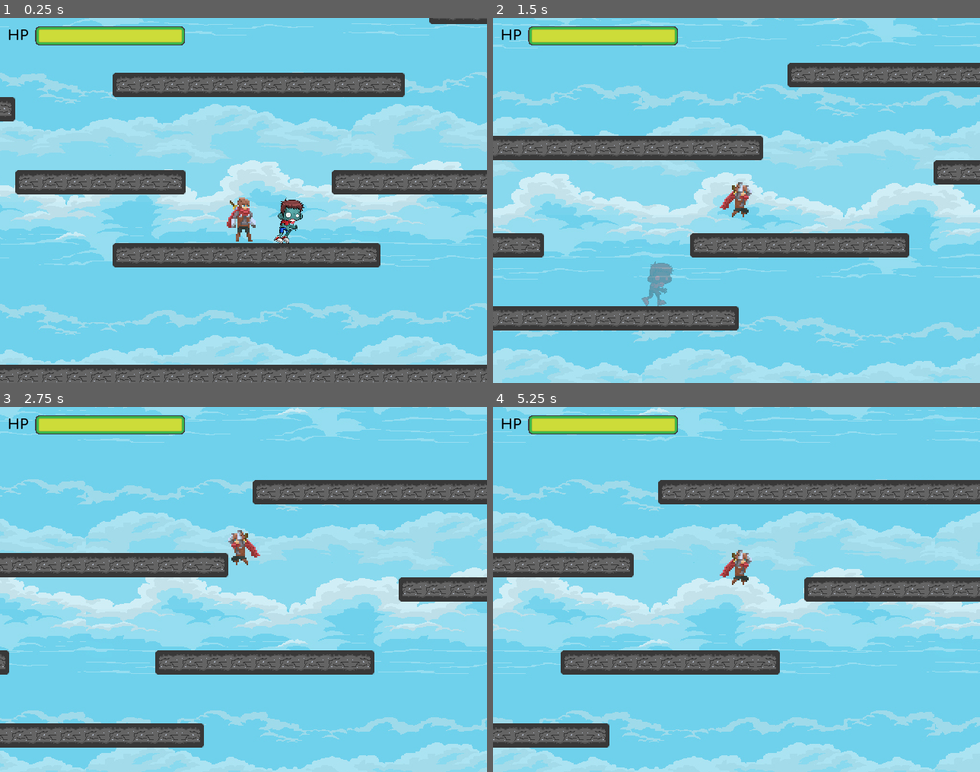
Above: before the commit, frames 1-4 (two rows, left to right).
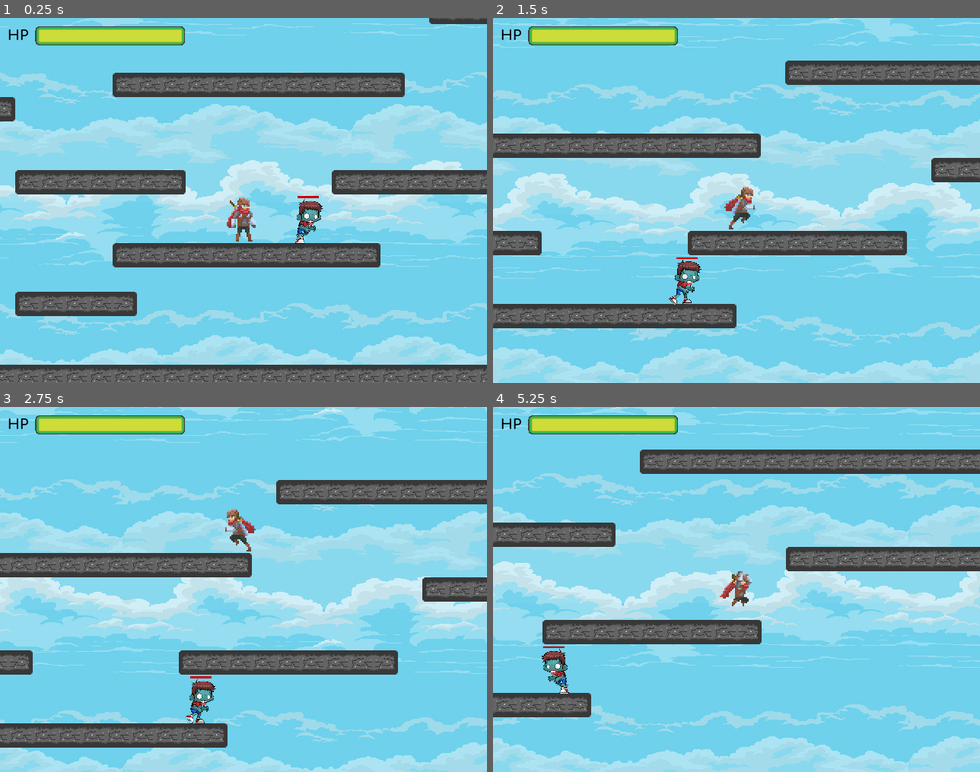
Above: after the commit, the same moments.

Repository: gustavofl/unkillable-godot
Game: Godot game, scene res://cenas/cena_principal.tscn
Two runs of this game, one before a commit and one after it. Both use one fixed random seed, a clock stepped at 60 frames per second and the inputs below.
Inputs:
- Up to frame 1 (0.25 s): no input
- Up to frame 2 (1.5 s): hold Up (ui_up) 0.53-1.28 s; hold Right (ui_right) from 0.53 s (still down); tap K (ui_atack) at 0.6 s; tap Up (ui_up) at 1.35 s
- Up to frame 3 (2.75 s): tap Up (ui_up) at 1.52, 1.82 s; tap K (ui_atack) at 1.55, 2.1 s; release Right (ui_right) at 2.03 s; hold Left (ui_left) from 2.03 s (still down); hold Up (ui_up) from 2.03 s (still down)
- Up to frame 4 (5.25 s): release Left (ui_left) at 2.78 s; release Up (ui_up) at 2.78 s; hold Right (ui_right) 2.78-4.28 s; tap K (ui_atack) at 2.85, 4.35, 5.1 s; tap Up (ui_up) at 3.02, 3.32, 4.52, 4.82 s; hold Up (ui_up) 3.53-4.28 s; hold Left (ui_left) 4.28-5.03 s; hold Right (ui_right) from 5.03 s (still down); hold Up (ui_up) from 5.03 s (still down)

The runs differ from the first frame. In frame 1, 2.4% of the frame differs, in the area x 3-67%, y 48-82%; in frame 2, 13%; in frame 3, 28%; in frame 4, 47%, in the area x 0-100%, y 0-100%.

Commit message:
Barra de vida inimiga e animação de dano

Diff:
--- a/cenas/cena_principal.tscn
+++ b/cenas/cena_principal.tscn
@@ -35,11 +35,13 @@
 position = Vector2( 320, 288 )
 tile_set = ExtResource( 4 )
 cell_size = Vector2( 32, 32 )
+collision_layer = 5
 format = 1
-tile_data = PoolIntArray( -393208, 0, 0, -393207, 1, 0, -393 …(950 unchanged characters)… 2147, 1, 0, 262148, 1, 0, 262149, 2, 0, 655336, 1, 0, 655337, 1, 0, 655338, 1, 0 …(954 unchanged characters)…
+tile_data = PoolIntArray( -393208, 0, 0, -393207, 1, 0, -393 …(950 unchanged characters)… 2147, 1, 0, 262148, 1, 0, 262149, 2, 0, 458743, 0, 0, 458744, 1, 0, 458745, 1, 0, 458746, 1, 0, 458747, 2, 0, 655336, 1, 0, 655337, 1, 0, 655338, 1, 0 …(954 unchanged characters)…
 
 [node name="player" parent="." instance=ExtResource( 5 )]
 
 [node name="zumbi" parent="." instance=ExtResource( 6 )]
+position = Vector2( 406.248, 383.518 )
 collision_layer = 2
 collision_mask = 1
--- a/inimigos/zumbi-male.gd
+++ b/inimigos/zumbi-male.gd
@@ -1,11 +1,15 @@
 extends StaticBody2D
 
-const speed = 0.2
+const speed = 0.4
+const max_life = 10
+
 var dano = 5
 var flip = true
 var posicao_inicial
 var posicao_final
+var life = max_life
 
+var tomando_dano = false
 var morrendo = false
 
 func _ready():
@@ -13,22 +17,57 @@
 	posicao_inicial = $".".position.x
 	posicao_final = posicao_inicial + 100
 
+	$healthBar.max_value = max_life
+	$healthBar.value = life
+
 func _process(delta):
-	if($".".position.x <= posicao_final and flip):
-		$".".position.x += speed
+	if flip:
+		if tomando_dano:
+			$".".position.x -= speed
+		else:
+			$".".position.x += speed
+
 		$Sprite.flip_h = false
-		if($".".position.x >= posicao_final):
-			flip = false
+	else:
+		if tomando_dano:
+			$".".position.x += speed
+		else:
+			$".".position.x -= speed
 
-	if($".".position.x >= posicao_inicial and !flip):
-		$".".position.x -= speed
 		$Sprite.flip_h = true
-		if($".".position.x <= posicao_inicial):
-			flip = true
 
-func dano():
+func dano(body, amount):
+	tomando_dano = true
+
+	if body.get_position().x < get_position().x:
+		flip = false
+	else:
+		flip = true
+
+	life -= amount
+	$healthBar.value = life
+
+	if life <= 0:
+		die()
+	else:
+		$Sprite.play("hurt")
+		get_node("anim").play("hurt")
+
+func die():
 	morrendo = true
 	get_node("anim").play("die")
 
-func die():
+func destroy():
 	$".".queue_free()
+
+func _on_chao_direita_body_exited(body):
+	flip = true
+
+func _on_chao_esquerda_body_exited(body):
+	flip = false
+
+
+func _on_anim_animation_finished(anim_name):
+	if(anim_name == "hurt"):
+		tomando_dano = false
+		$Sprite.play("walk")
--- a/inimigos/zumbi-male.tscn
+++ b/inimigos/zumbi-male.tscn
@@ -11,6 +11,8 @@
 [ext_resource path="res://inimigos/zombie-male/Walk (8).png" type="Texture" id=9]
 [ext_resource path="res://inimigos/zombie-male/Walk (9).png" type="Texture" id=10]
 [ext_resource path="res://inimigos/zombie-male/Walk (10).png" type="Texture" id=11]
+[ext_resource path="res://inimigos/zombie-male/Idle (1).png" type="Texture" id=12]
+[ext_resource path="res://texturas/healthbar_fill.png" type="Texture" id=13]
 
 [sub_resource type="SpriteFrames" id=1]
 animations = [ {
@@ -18,6 +20,11 @@
 "loop": true,
 "name": "walk",
 "speed": 10.0
+}, {
+"frames": [ ExtResource( 12 ) ],
+"loop": true,
+"name": "hurt",
+"speed": 5.0
 } ]
 
 [sub_resource type="CapsuleShape2D" id=2]
@@ -49,25 +56,40 @@
 "transitions": PoolRealArray( 1 ),
 "values": [ {
 "args": [  ],
-"method": "die"
+"method": "destroy"
 } ]
 }
 
+[sub_resource type="Animation" id=5]
+resource_name = "hurt"
+tracks/0/type = "value"
+tracks/0/path = NodePath(".:modulate")
+tracks/0/interp = 1
+tracks/0/loop_wrap = true
+tracks/0/imported = false
+tracks/0/enabled = true
+tracks/0/keys = {
+"times": PoolRealArray( 0, 0.5, 1 ),
+"transitions": PoolRealArray( 1, 1, 1 ),
+"update": 0,
+"values": [ Color( 1, 1, 1, 1 ), Color( 0.847059, 0.027451, 0.027451, 1 ), Color( 1, 1, 1, 1 ) ]
+}
+
+[sub_resource type="RectangleShape2D" id=4]
+extents = Vector2( 10, 8.12604 )
+
 [node name="zumbi" type="StaticBody2D"]
-position = Vector2( 385.362, 382.334 )
+position = Vector2( 395.129, 391.857 )
 collision_layer = 4
 collision_mask = 4
 script = ExtResource( 1 )
-__meta__ = {
-"_edit_group_": true
-}
 
 [node name="Sprite" type="AnimatedSprite" parent="."]
 position = Vector2( 6.35547, 1.19165 )
 scale = Vector2( 0.13, 0.13 )
 frames = SubResource( 1 )
 animation = "walk"
-frame = 9
+frame = 8
 
 [node name="Shape" type="CollisionShape2D" parent="."]
 position = Vector2( 4.16083, 4.16083 )
@@ -75,3 +97,41 @@
 
 [node name="anim" type="AnimationPlayer" parent="."]
 anims/die = SubResource( 3 )
+anims/hurt = SubResource( 5 )
+
+[node name="healthBar" type="TextureProgress" parent="."]
+margin_left = -10.4648
+margin_top = -30.4431
+margin_right = 187.535
+margin_bottom = -3.44312
+rect_scale = Vector2( 0.15, 0.15 )
+value = 50.0
+texture_under = ExtResource( 13 )
+texture_progress = ExtResource( 13 )
+tint_under = Color( 0, 0, 0, 1 )
+tint_progress = Color( 1, 0, 0, 1 )
+
+[node name="chao_direita" type="Area2D" parent="."]
+position = Vector2( -23.8005, 43.4453 )
+collision_layer = 4
+__meta__ = {
+"_edit_group_": true
+}
+
+[node name="shape" type="CollisionShape2D" parent="chao_direita"]
+position = Vector2( 0.187714, 0.363922 )
+shape = SubResource( 4 )
+
+[node name="chao_esquerda" type="Area2D" parent="."]
+position = Vector2( 27.9155, 43.5255 )
+collision_layer = 4
+__meta__ = {
+"_edit_group_": true
+}
+
+[node name="shape" type="CollisionShape2D" parent="chao_esquerda"]
+position = Vector2( -0.203613, 0.290466 )
+shape = SubResource( 4 )
+[connection signal="animation_finished" from="anim" to="." method="_on_anim_animation_finished"]
+[connection signal="body_exited" from="chao_direita" to="." method="_on_chao_direita_body_exited"]
+[connection signal="body_exited" from="chao_esquerda" to="." method="_on_chao_esquerda_body_exited"]
--- a/player/player.gd
+++ b/player/player.gd
@@ -2,18 +2,24 @@
 
 const UP = Vector2(0, -1)
 const SPEED = 200
-const GRAVITY = 17000
-const JUMP_HEIGHT = 14000
+const GRAVITY = 43000
+const JUMP_HEIGHT = 25000
+const DASH = 150
 
 var speed_y = 0
 var motion = Vector2()
 var max_life = 20
 var life
-var ataque = false
+var forca_ataque = 5
+
+var sprite_travado = false
+var atacando = false
+var tomando_dano = false
 
 func _ready():
 	life = max_life
-	$ataque/shape.disabled = true
+	$ataque_direita/shape.disabled = true
+	$ataque_esquerda/shape.disabled = true
 
 func _physics_process(delta):
 
@@ -24,7 +30,25 @@
 	else:
 		motion.x = 0
 
-	if $Sprite.animation != "attack":
+	if sprite_travado:
+		if atacando:
+			if($Sprite.flip_h):
+				motion.x = -DASH
+			else:
+				motion.x = DASH
+		elif tomando_dano:
+			if($Sprite.flip_h):
+				motion.x = DASH
+			else:
+				motion.x = -DASH
+	else:
+		if Input.is_action_pressed("ui_right"):
+			motion.x = SPEED
+		elif Input.is_action_pressed("ui_left"):
+			motion.x = -SPEED
+		else:
+			motion.x = 0
+
 		if Input.is_action_pressed("ui_right"):
 			$Sprite.play("run")
 			$Sprite.flip_h = false
@@ -36,10 +60,15 @@
 
 	if Input.is_action_just_pressed("ui_atack"):
 		$Sprite.play("attack")
-		$ataque/shape.disabled = false
+		if $Sprite.flip_h:
+			$ataque_esquerda/shape.disabled = false
+		else:
+			$ataque_direita/shape.disabled = false
+		sprite_travado = true
+		atacando = true
 
 	if is_on_floor():
-		if Input.is_action_pressed("ui_up"):
+		if Input.is_action_just_pressed("ui_up"):
 			speed_y = -JUMP_HEIGHT
 		else:
 			speed_y = 0
@@ -47,17 +76,13 @@
 		$Sprite.play("jump")
 
 	if is_on_ceiling():
-		speed_y = -speed_y
+		speed_y = 0
 
 	speed_y += GRAVITY * delta
 
 	motion.y = speed_y * delta
 
 	motion = move_and_slide(motion, UP)
-
-func _on_pes_body_entered(body):
-	body.dano()
-	speed_y = -JUMP_HEIGHT
 
 func _on_dano_body_entered(body):
 	if(body.morrendo):
@@ -67,6 +92,10 @@
 
 	if life <= 0:
 		get_tree().change_scene("res://cenas/menu.tscn")
+	else:
+		$Sprite.play("hurt")
+		sprite_travado = true
+		tomando_dano = true
 
 func increment_life(amount):
 	var healthBar = $"../GUI/interface/VBoxContainer/Healthbar/TextureProgress"
@@ -74,10 +103,23 @@
 	healthBar.value = life
 
 func _on_Sprite_animation_finished():
-	if $Sprite.animation == "attack":
+	if atacando:
 		$Sprite.play("idle")
-		$ataque/shape.disabled = true
+		if $Sprite.flip_h:
+			$ataque_esquerda/shape.disabled = true
+		else:
+			$ataque_direita/shape.disabled = true
+		sprite_travado = false
+		atacando = false
+	elif tomando_dano:
+		$Sprite.play("idle")
+		sprite_travado = false
+		tomando_dano = false
 
-func _on_ataque_body_entered(body):
+func _on_ataque_direita_body_entered(body):
 	$".".add_collision_exception_with(body)
-	body.dano()
+	body.dano(self, forca_ataque)
+
+func _on_ataque_esquerda_body_entered(body):
+	$".".add_collision_exception_with(body)
+	body.dano(self, forca_ataque)
--- a/player/player.tscn
+++ b/player/player.tscn
@@ -1,19 +1,27 @@
-[gd_scene load_steps=20 format=2]
+[gd_scene load_steps=27 format=2]
 
 [ext_resource path="res://player/player.gd" type="Script" id=1]
 [ext_resource path="res://player/sprites2.0/Adventurer-1.5/Individual Sprites/adventurer-idle-00.png" type="Texture" id=2]
 [ext_resource path="res://player/sprites2.0/Adventurer-1.5/Individual Sprites/adventurer-idle-01.png" type="Texture" id=3]
-[ext_resource path="res://player/sprites2.0/Adventurer-1.5/Individual Sprites/adventurer-jump-03.png" type="Texture" id=4]
-[ext_resource path="res://player/sprites2.0/Adventurer-1.5/Individual Sprites/adventurer-run-00.png" type="Texture" id=5]
-[ext_resource path="res://player/sprites2.0/Adventurer-1.5/Individual Sprites/adventurer-run-01.png" type="Texture" id=6]
-[ext_resource path="res://player/sprites2.0/Adventurer-1.5/Individual Sprites/adventurer-run-02.png" type="Texture" id=7]
-[ext_resource path="res://player/sprites2.0/Adventurer-1.5/Individual Sprites/adventurer-run-03.png" type="Texture" id=8]
-[ext_resource path="res://player/sprites2.0/Adventurer-1.5/Individual Sprites/adventurer-run-04.png" type="Texture" id=9]
-[ext_resource path="res://player/sprites2.0/Adventurer-1.5/Individual Sprites/adventurer-run-05.png" type="Texture" id=10]
-[ext_resource path="res://player/sprites2.0/Adventurer-1.5/Individual Sprites/adventurer-attack2-01.png" type="Texture" id=11]
-[ext_resource path="res://player/sprites2.0/Adventurer-1.5/Individual Sprites/adventurer-attack2-02.png" type="Texture" id=12]
-[ext_resource path="res://player/sprites2.0/Adventurer-1.5/Individual Sprites/adventurer-attack2-03.png" type="Texture" id=13]
-[ext_resource path="res://player/sprites2.0/Adventurer-1.5/Individual Sprites/adventurer-attack2-04.png" type="Texture" id=14]
+[ext_resource path="res://player/sprites2.0/Adventurer-1.5/Individual Sprites/adventurer-die-00.png" type="Texture" id=4]
+[ext_resource path="res://player/sprites2.0/Adventurer-1.5/Individual Sprites/adventurer-die-01.png" type="Texture" id=5]
+[ext_resource path="res://player/sprites2.0/Adventurer-1.5/Individual Sprites/adventurer-die-02.png" type="Texture" id=6]
+[ext_resource path="res://player/sprites2.0/Adventurer-1.5/Individual Sprites/adventurer-die-03.png" type="Texture" id=7]
+[ext_resource path="res://player/sprites2.0/Adventurer-1.5/Individual Sprites/adventurer-die-04.png" type="Texture" id=8]
+[ext_resource path="res://player/sprites2.0/Adventurer-1.5/Individual Sprites/adventurer-die-05.png" type="Texture" id=9]
+[ext_resource path="res://player/sprites2.0/Adventurer-1.5/Individual Sprites/adventurer-die-06.png" type="Texture" id=10]
+[ext_resource path="res://player/sprites2.0/Adventurer-1.5/Individual Sprites/adventurer-jump-03.png" type="Texture" id=11]
+[ext_resource path="res://player/sprites2.0/Adventurer-1.5/Individual Sprites/adventurer-run-00.png" type="Texture" id=12]
+[ext_resource path="res://player/sprites2.0/Adventurer-1.5/Individual Sprites/adventurer-run-01.png" type="Texture" id=13]
+[ext_resource path="res://player/sprites2.0/Adventurer-1.5/Individual Sprites/adventurer-run-02.png" type="Texture" id=14]
+[ext_resource path="res://player/sprites2.0/Adventurer-1.5/Individual Sprites/adventurer-run-03.png" type="Texture" id=15]
+[ext_resource path="res://player/sprites2.0/Adventurer-1.5/Individual Sprites/adventurer-run-04.png" type="Texture" id=16]
+[ext_resource path="res://player/sprites2.0/Adventurer-1.5/Individual Sprites/adventurer-run-05.png" type="Texture" id=17]
+[ext_resource path="res://player/sprites2.0/Adventurer-1.5/Individual Sprites/adventurer-attack2-01.png" type="Texture" id=18]
+[ext_resource path="res://player/sprites2.0/Adventurer-1.5/Individual Sprites/adventurer-attack2-02.png" type="Texture" id=19]
+[ext_resource path="res://player/sprites2.0/Adventurer-1.5/Individual Sprites/adventurer-attack2-03.png" type="Texture" id=20]
+[ext_resource path="res://player/sprites2.0/Adventurer-1.5/Individual Sprites/adventurer-attack2-04.png" type="Texture" id=21]
+[ext_resource path="res://player/sprites2.0/Adventurer-1.5/Individual Sprites/adventurer-cast-01.png" type="Texture" id=22]
 
 [sub_resource type="SpriteFrames" id=1]
 animations = [ {
@@ -22,34 +30,41 @@
 "name": "idle",
 "speed": 2.5
 }, {
-"frames": [ ExtResource( 4 ) ],
+"frames": [ ExtResource( 4 ), ExtResource( 5 ), ExtResource( 6 ), ExtResource( 7 ), ExtResource( 8 ), ExtResource( 9 ), ExtResource( 10 ) ],
+"loop": true,
+"name": "die",
+"speed": 5.0
+}, {
+"frames": [ ExtResource( 11 ) ],
 "loop": true,
 "name": "jump",
 "speed": 5.0
 }, {
-"frames": [ ExtResource( 5 ), ExtResource( 6 ), ExtResource( 7 ), ExtResource( 8 ), ExtResource( 9 ), ExtResource( 10 ) ],
+"frames": [ ExtResource( 12 ), ExtResource( 13 ), ExtResource( 14 ), ExtResource( 15 ), ExtResource( 16 ), ExtResource( 17 ) ],
 "loop": true,
 "name": "run",
 "speed": 7.5
 }, {
-"frames": [ ExtResource( 11 ), ExtResource( 12 ), ExtResource( 13 ), ExtResource( 14 ) ],
+"frames": [ ExtResource( 18 ), ExtResource( 19 ), ExtResource( 20 ), ExtResource( 21 ) ],
 "loop": true,
 "name": "attack",
 "speed": 15.0
+}, {
+"frames": [ ExtResource( 22 ) ],
+"loop": true,
+"name": "hurt",
+"speed": 2.0
 } ]
 
-[sub_resource type="CapsuleShape2D" id=4]
+[sub_resource type="CapsuleShape2D" id=2]
 radius = 17.3578
 height = 27.3386
 
-[sub_resource type="RectangleShape2D" id=3]
-extents = Vector2( 9.30124, 1.57043 )
-
-[sub_resource type="CapsuleShape2D" id=5]
+[sub_resource type="CapsuleShape2D" id=3]
 radius = 18.8472
 height = 25.2046
 
-[sub_resource type="RectangleShape2D" id=6]
+[sub_resource type="RectangleShape2D" id=4]
 extents = Vector2( 14.8666, 26.2903 )
 
 [node name="player" type="KinematicBody2D"]
@@ -64,43 +79,51 @@
 scale = Vector2( 2, 2 )
 frames = SubResource( 1 )
 animation = "attack"
-frame = 1
 
 [node name="shape" type="CollisionShape2D" parent="."]
 position = Vector2( -2.93481, 9.20837 )
-shape = SubResource( 4 )
+shape = SubResource( 2 )
 
 [node name="Camera2D" type="Camera2D" parent="."]
 current = true
 limit_top = 0
 limit_bottom = 600
 
-[node name="pes" type="Area2D" parent="."]
-collision_layer = 2
-collision_mask = 2
-
-[node name="shape" type="CollisionShape2D" parent="pes"]
-position = Vector2( -2.61609, 39.717 )
-shape = SubResource( 3 )
-disabled = true
-
 [node name="dano" type="Area2D" parent="."]
 collision_layer = 2
 collision_mask = 2
+__meta__ = {
+"_edit_group_": true
+}
 
 [node name="shape" type="CollisionShape2D" parent="dano"]
 position = Vector2( -3.05862, 8.11426 )
-shape = SubResource( 5 )
+shape = SubResource( 3 )
 
-[node name="ataque" type="Area2D" parent="."]
+[node name="ataque_direita" type="Area2D" parent="."]
+position = Vector2( 30.9175, 9.27524 )
 collision_layer = 2
 collision_mask = 2
+__meta__ = {
+"_edit_group_": true
+}
 
-[node name="shape" type="CollisionShape2D" parent="ataque"]
-position = Vector2( 31.305, 9.45758 )
-shape = SubResource( 6 )
+[node name="shape" type="CollisionShape2D" parent="ataque_direita"]
+position = Vector2( 0.387489, -0.293336 )
+shape = SubResource( 4 )
+
+[node name="ataque_esquerda" type="Area2D" parent="."]
+position = Vector2( -37.8145, 8.79959 )
+collision_layer = 2
+collision_mask = 2
+__meta__ = {
+"_edit_group_": true
+}
+
+[node name="shape" type="CollisionShape2D" parent="ataque_esquerda"]
+position = Vector2( 0.149666, -0.0554819 )
+shape = SubResource( 4 )
 [connection signal="animation_finished" from="Sprite" to="." method="_on_Sprite_animation_finished"]
-[connection signal="body_entered" from="pes" to="." method="_on_pes_body_entered"]
 [connection signal="body_entered" from="dano" to="." method="_on_dano_body_entered"]
-[connection signal="body_entered" from="ataque" to="." method="_on_ataque_body_entered"]
-[connection signal="input_event" from="ataque" to="." method="_on_ataque_input_event"]
+[connection signal="body_entered" from="ataque_direita" to="." method="_on_ataque_direita_body_entered"]
+[connection signal="body_entered" from="ataque_esquerda" to="." method="_on_ataque_esquerda_body_entered"]
Not shown: 1 places in inimigos/zumbi-male.tscn that only renumber resources
